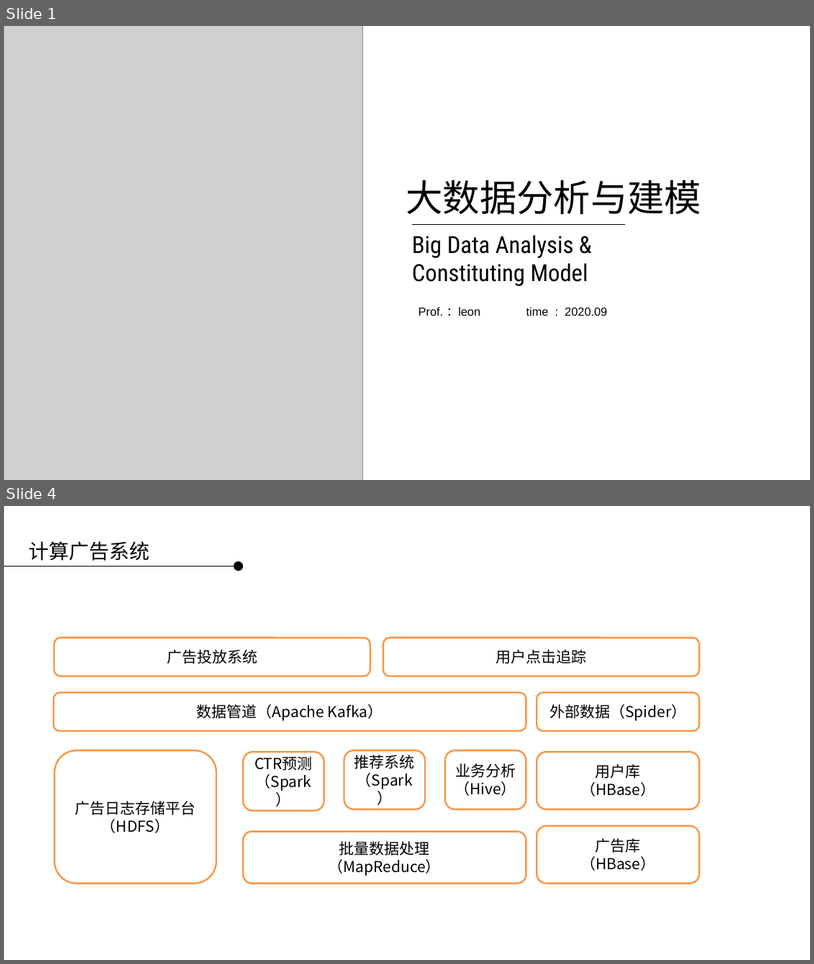
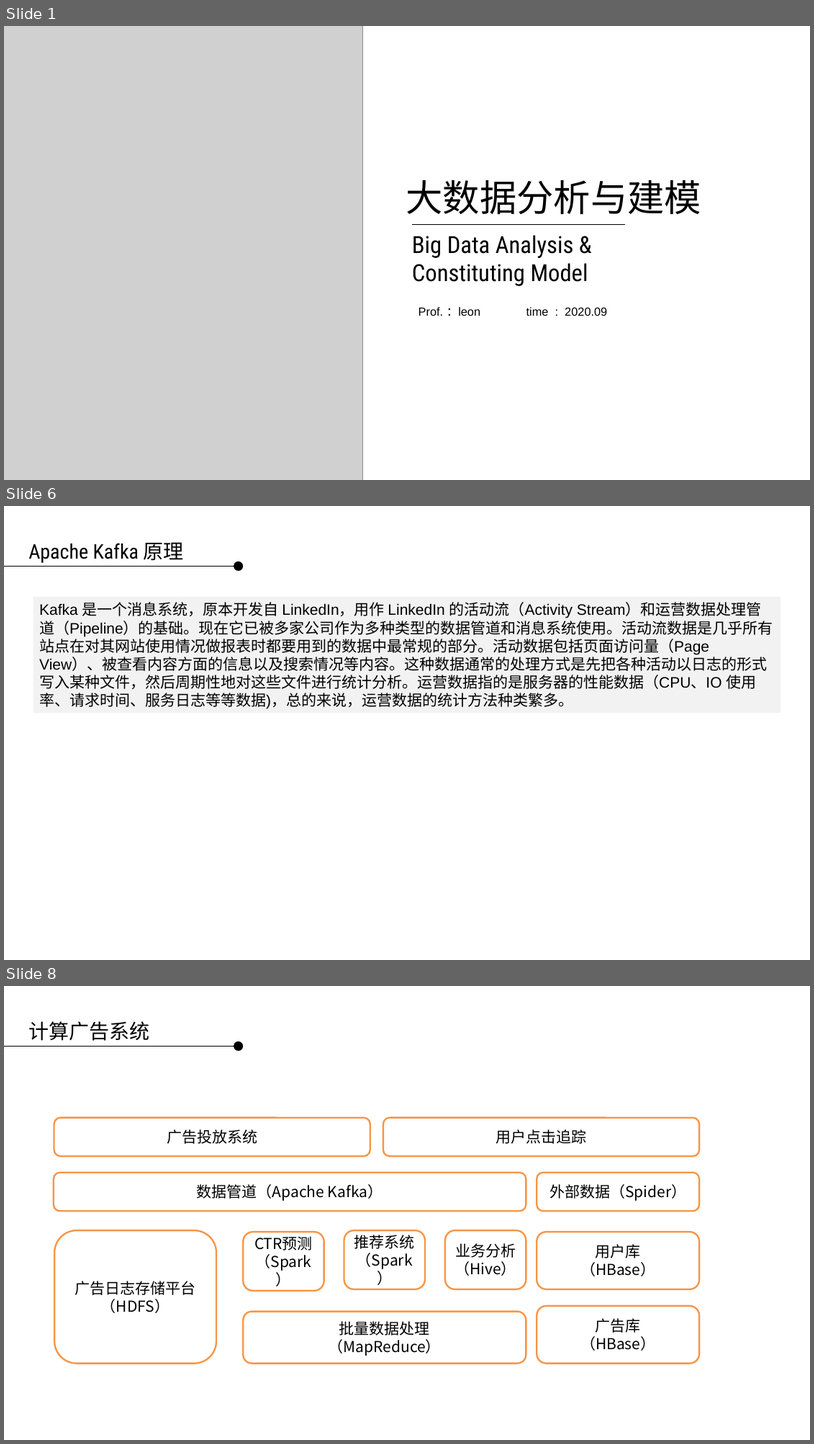
Before and after one commit to applepip/Big_Data, a slide deck: 数据采集系统/数据采集系统 第三讲.pptx. Shown one above the other, each under a label of ours: slides 1 and 4 before the commit, slides 1, 6 and 8 after it; the slides between them are not shown. The pictures are 814x964 and 814x1444 pixels, drawn with LibreOffice and Linux fonts; fonts in the diff are those of the drawing; grey boxes stand for pictures; background and template pictures are left out. Boxes give left, top, right and bottom in pixels: in the first picture for what was removed or moved away, otherwise in the second. Text is boxed around its words. In the diff, an @@ line names an element or a change of style, - is before the commit and + after.

```diff
--- a/数据采集系统/数据采集系统 第三讲.pptx
+++ b/数据采集系统/数据采集系统 第三讲.pptx
@@ slide 6 added at (4, 506, 810, 960), background picture (left out) @@
@@ text added at (28, 542, 184, 563), 24 pt, text #000000 @@
+Apache Kafka 原理
@@ line added from (4, 566) to (234, 566), #000000 0.75 pt @@
@@ ellipse added at (234, 561, 244, 572), fill #000000 @@
@@ rectangle added at (33, 597, 781, 713), fill #F2F2F2, 18 pt, text #000000 @@
+Kafka 是一个消息系统，原本开发自 LinkedIn，用作 LinkedIn 的活动流（Activity Stream）和运营数据处理管道（Pipeline）的基础。现在它已被多家公司作为多种类型的数据管道和消息系统使用。活动流数据是几乎所有站点在对其网站使用情况做报表时都要用到的数据中最常规的部分。活动数据包括页面访问量（Page View）、被查看内容方面的信息以及搜索情况等内容。这种数据通常的处理方式是先把各种活动以日志的形式写入某种文件，然后周期性地对这些文件进行统计分析。运营数据指的是服务器的性能数据（CPU、IO 使用率、请求时间、服务日志等等数据)，总的来说，运营数据的统计方法种类繁多。
@@ what was slide 4 is now slide 8 @@
```
Also in this commit, not shown: 2 slides changed, 3 other slides added.
